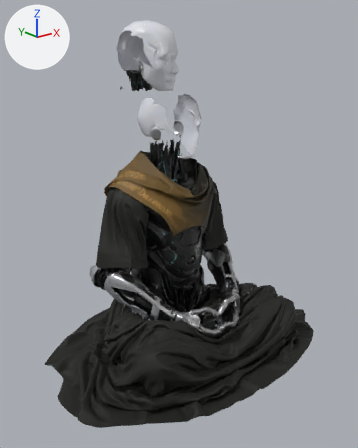
The glTF model void-runner/assets/models/crowd/npc-zen-zephyr.glb as it was, and as the next commit left it.
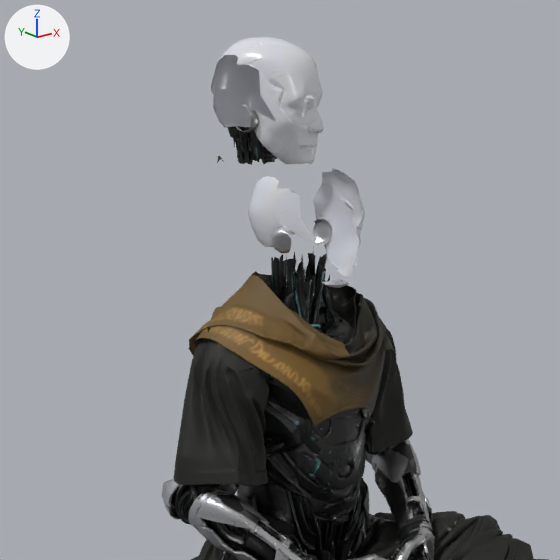
Each version is shown whole from a 50 mm lens placed at (-1.88, -2.29, 0.93), pointed at (-0.06, -0.02, 0.02), then close up on the part from 0% to 86% of the width and 0% to 69% of the height. The lights are fixed; the arrows at upper left show +X, +Y and +Z. The last two pictures show the newer version. Where no turn or scale is listed for an object, it has been applied to the vertices. Vertices at exactly the same position are counted once.

Names of what the first close-up shows: 'zz:Body', 'zz:HeadMesh'.
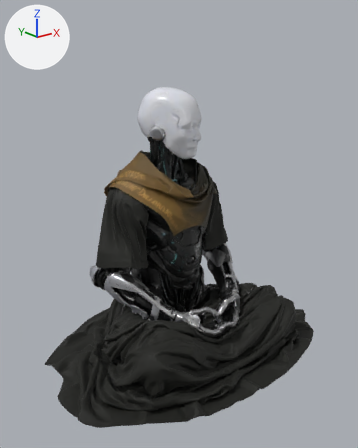
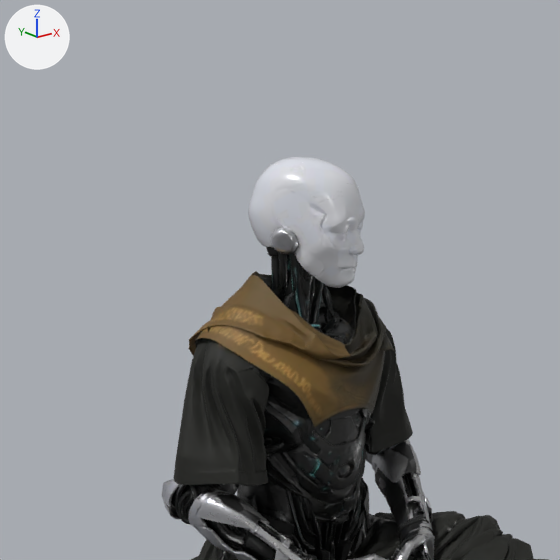
Pixel boxes [x1, y1, x2, y2] of what changed, in the close-ups (560 x 560 px):
```json
{"object": "zz:HeadMesh", "change": "reshaped", "before": [211, 37, 324, 165], "after": [248, 157, 365, 285]}
{"part": 1, "of": "me_output_unwrapped", "change": "deleted", "before": [312, 168, 365, 277]}
{"part": 2, "of": "me_output_unwrapped_001", "change": "added", "after": [248, 157, 365, 285]}
{"part": 3, "of": "me_output_unwrapped_001", "change": "deleted", "before": [211, 37, 324, 165]}
```

Edits to the scene script, one JSON object a line:
```json
{"block": "me_output_unwrapped", "where": "# used by ob_zz_body; location = (0.0, 0.0, 0.0)"}
{"op": "remove", "block": "me_output_unwrapped", "code": "me_output_unwrapped.from_pydata(...)  # 19556 vertices, 39514 faces; spans x -0.95..0.95, y -0.71..0.73, z -0.83..0.78"}
{"op": "add", "block": "me_output_unwrapped", "code": "me_output_unwrapped.from_pydata(...)  # 19370 vertices, 39205 faces; spans x -0.95..0.95, y -0.71..0.73, z -0.83..0.52"}
{"block": "me_output_unwrapped", "change": "me_output_unwrapped part 1"}
{"block": "me_output_unwrapped", "change": "114 vertices are removed from x 0.1..0.17, y 0.0..0.27, z 0.42..0.78"}
{"block": "me_output_unwrapped", "change": "199 faces are deleted"}
{"block": "me_output_unwrapped", "change": "other edits to the shape of me_output_unwrapped do not show in these pictures"}
{"block": "me_output_unwrapped_001", "where": "# used by ob_zz_headmesh; location = (0.0, 0.217, 0.385)"}
{"op": "remove", "block": "me_output_unwrapped_001", "code": "me_output_unwrapped_001.from_pydata(...)  # 846 vertices, 1488 faces; spans x -0.129..0.13, y -0.036..0.391, z 0.405..0.82"}
{"op": "add", "block": "me_output_unwrapped_001", "code": "me_output_unwrapped_001.from_pydata(...)  # 969 vertices, 1797 faces; spans x -0.162..0.175, y -0.252..0.175, z 0.02..0.435"}
{"block": "me_output_unwrapped_001", "change": "me_output_unwrapped_001 part 2: a new loose piece of 953 vertices spanning x -0.162..0.175, y -0.252..0.148, z 0.02..0.435, in mat_bakedmaterial"}
{"block": "me_output_unwrapped_001", "change": "me_output_unwrapped_001 part 3: the loose piece of 830 vertices spanning x -0.129..0.13, y -0.036..0.364, z 0.405..0.82 is deleted"}
{"block": "me_output_unwrapped_001", "change": "other edits to the shape of me_output_unwrapped_001 do not show in these pictures"}
```
